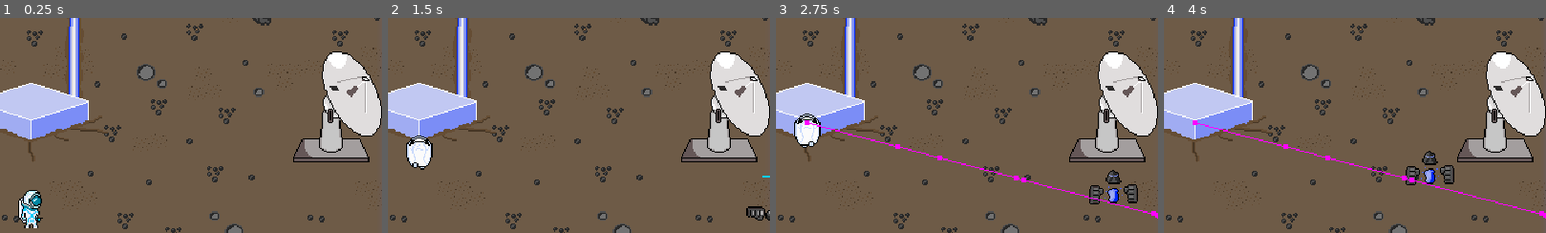
Above: before the commit, frames 1-4 (left to right).
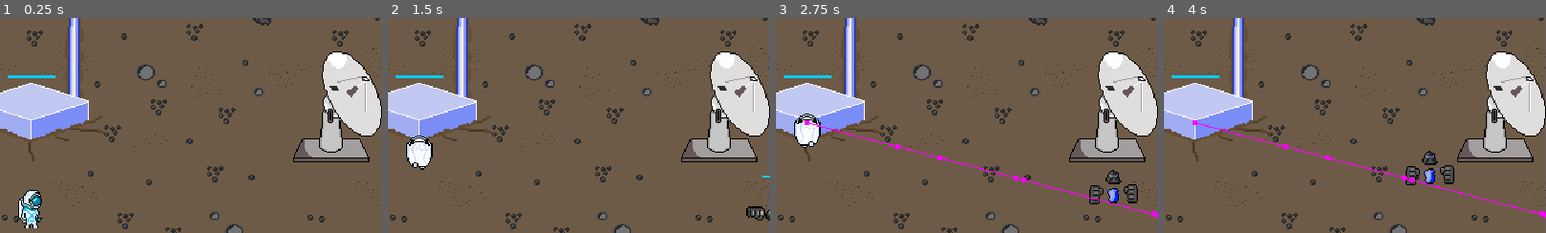
Above: after the commit, the same moments.

Repository: TylerPelaez/pixel-game-jam
Game: Godot game, scene res://Scenes/HUD.tscn
Two runs of this game, one before a commit and one after it. Both use one fixed random seed, a clock stepped at 60 frames per second and the inputs below. This scene is started directly instead of the project's main scene.
Inputs (mouse positions are % of the whole screen's width and height, from its top left):
- Up to frame 1 (0.25 s): no input
- Up to frame 2 (1.5 s): move the mouse to (49, 52) at 0.52 s; hold Up (ui_up) from 0.53 s (still down); tap E (PlayerAttack) at 0.6 s; click (49, 52) at 0.67 s; move the mouse to (57, 51) at 1.27 s; tap Tab (Start Wave) at 1.35 s
- Up to frame 3 (2.75 s): keep holding Up (ui_up); move the mouse to (42, 49) at 2.02 s; tap E (PlayerAttack) at 2.1 s
- Up to frame 4 (4 s): move the mouse to (51, 50) at 2.77 s; release Up (ui_up) at 2.78 s; hold Left (ui_left) 2.78-3.53 s; tap Tab (Start Wave) at 2.85 s; click (51, 50) at 2.92 s; move the mouse to (46, 48) at 3.52 s; hold Up (ui_up) from 3.53 s (still down); tap E (PlayerAttack) at 3.6 s
The pictures show only the part of the screen within x 46-96%, y 23-73%; the shares and areas given below are measured in that part.

The runs differ from the first frame. In frame 1, 0.2% of the frame differs, in the area x 2-15%, y 26-28%; in frame 2, 0.2%; in frame 3, 0.2%; in frame 4, 0.2%.

Commit message:
Add core health progression

Diff:
--- a/Player/Core.gd
+++ b/Player/Core.gd
@@ -1,9 +1,16 @@
 extends Node2D
 class_name Core
+
+@export var no_damage_texture: Texture2D
+@export var light_damage_texture: Texture2D
+@export var medium_damage_texture: Texture2D
+@export var heavy_damage_texture: Texture2D
 
 @onready var hurtbox: Hurtbox = $Hurtbox
 @onready var stats: Stats = $Stats
 @onready var animation_player: AnimationPlayer = $AnimationPlayer
+@onready var healthbar: HealthBar = $HealthBar
+@onready var sprite: Sprite2D = $Sprite2D
 
 func _on_stats_no_health():
 	print("Core Dead!")
@@ -18,9 +25,29 @@
 	hurtbox.start_invincibility(stats.hit_invincibility_time_seconds)
 	_invincibility_started()
 	hurtbox.create_hit_effect()
+	healthbar.update(stats.health, stats.max_health)
+
+	var health_pct = float(stats.health) / float(stats.max_health)
+	if health_pct > 0.66:
+		sprite.texture = no_damage_texture
+		sprite.hframes = 4
+	elif health_pct <= 0.66 and health_pct > 0.4:
+		sprite.texture = light_damage_texture
+		sprite.hframes = 4
+	elif health_pct <= 0.4 and stats.health > 1:
+		sprite.texture = medium_damage_texture
+		sprite.hframes = 4
+	elif stats.health == 1:
+		sprite.texture = heavy_damage_texture
+		sprite.hframes = 1
 
 func _on_Hurtbox_invincibility_ended():
 	animation_player.play("RESET")
 
 func _invincibility_started():
+	if stats.health <= 0:
+		# Play death anim
+		print_debug("DIED AND ANIMATION ATTEMPT")
+		return
+
 	animation_player.play("Flash")
--- a/Player/Core.tscn
+++ b/Player/Core.tscn
@@ -1,9 +1,13 @@
-[gd_scene load_steps=10 format=3 uid="uid://clhjj6y2kg2ux"]
+[gd_scene load_steps=14 format=3 uid="uid://clhjj6y2kg2ux"]
 
 [ext_resource type="Script" path="res://Player/Core.gd" id="1_05bff"]
 [ext_resource type="Texture2D" uid="uid://b3n25hx24s1x5" path="res://Textures/Environment/Pixel_Core_In_the_Ground-Sheet.png" id="2_4i60h"]
 [ext_resource type="PackedScene" uid="uid://cbibtl5k17ewk" path="res://Overlap/Hurtbox.tscn" id="2_lcxv0"]
+[ext_resource type="Texture2D" uid="uid://1tuw8nsl6lig" path="res://Textures/Environment/Pixel_Core_Light_Damage_with_Small_Cracks-Sheet.png" id="3_pfclt"]
+[ext_resource type="Texture2D" uid="uid://ccm7x2y6pn7v2" path="res://Textures/Environment/Pixel_Core_Heavy_Damage_with_Large_Cracks-Sheet.png" id="4_lds4k"]
 [ext_resource type="Script" path="res://Scripts/Stats/Stats.gd" id="4_ww6hr"]
+[ext_resource type="Texture2D" uid="uid://bnc0c08lyuxd3" path="res://Textures/Environment/Pixel_Core_Too_Much_Damage_with_Dim_Light.png" id="5_hr3jf"]
+[ext_resource type="PackedScene" uid="uid://bx56f6muq82tr" path="res://UI/HealthBar.tscn" id="5_l0q6n"]
 
 [sub_resource type="CapsuleShape2D" id="CapsuleShape2D_achx4"]
 height = 85.0
@@ -52,6 +56,10 @@
 [node name="Core" type="Node2D" groups=["Core"]]
 y_sort_enabled = true
 script = ExtResource("1_05bff")
+no_damage_texture = ExtResource("2_4i60h")
+light_damage_texture = ExtResource("3_pfclt")
+medium_damage_texture = ExtResource("4_lds4k")
+heavy_damage_texture = ExtResource("5_hr3jf")
 
 [node name="Sprite2D" type="Sprite2D" parent="."]
 texture = ExtResource("2_4i60h")
@@ -93,6 +101,13 @@
 rotation = 1.57079
 shape = SubResource("CapsuleShape2D_sg7dx")
 
+[node name="HealthBar" parent="." instance=ExtResource("5_l0q6n")]
+offset_left = -20.0
+offset_top = -40.0
+offset_right = -20.0
+offset_bottom = -40.0
+scale = Vector2(2, 1)
+
 [connection signal="area_entered" from="Hurtbox" to="." method="_on_hurtbox_area_entered"]
 [connection signal="invincibility_ended" from="Hurtbox" to="." method="_on_Hurtbox_invincibility_ended"]
 [connection signal="no_health" from="Stats" to="." method="_on_stats_no_health"]
--- a/Scenes/GameController.gd
+++ b/Scenes/GameController.gd
@@ -90,8 +90,6 @@
 
 	var spawn_pos = pos_a + Vector2((pos_b.x - pos_a.x) * r, (pos_b.y - pos_a.y)  * r2)
 
-
-
 	var enemy = (enemy_variant_prefab if randf() < variant_percentage else enemy_prefab).instantiate()
 	add_child(enemy)
 	enemy.global_position = spawn_pos
Binary file added: Textures/Environment/Pixel_Core_Explosion_-Sheet.png
Not shown, added: Textures/Environment/Pixel_Core_Explosion_-Sheet.png.import
Binary file added: Textures/Environment/Pixel_Core_Heavy_Damage_with_Large_Cracks-Sheet.png
Not shown, added: Textures/Environment/Pixel_Core_Heavy_Damage_with_Large_Cracks-Sheet.png.import
Binary file added: Textures/Environment/Pixel_Core_Light_Damage_with_Small_Cracks-Sheet.png
Not shown, added: Textures/Environment/Pixel_Core_Light_Damage_with_Small_Cracks-Sheet.png.import
Binary file added: Textures/Environment/Pixel_Core_Too_Much_Damage_with_Dim_Light.png
Not shown, added: Textures/Environment/Pixel_Core_Too_Much_Damage_with_Dim_Light.png.import
